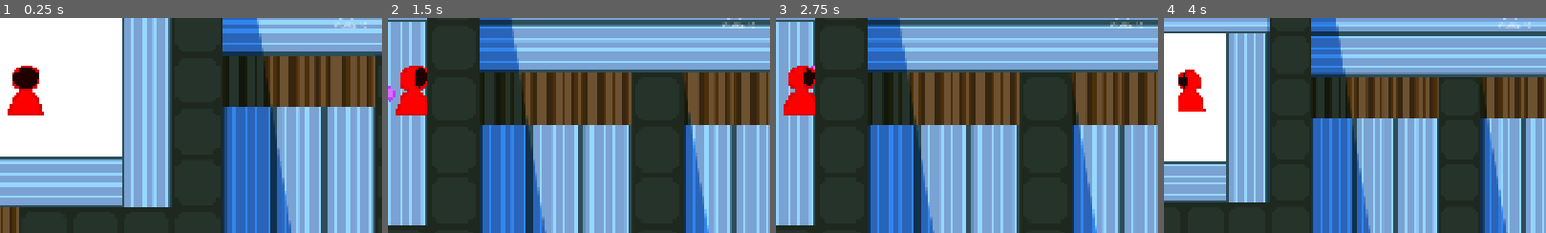
Above: before the commit, frames 1-4 (left to right).
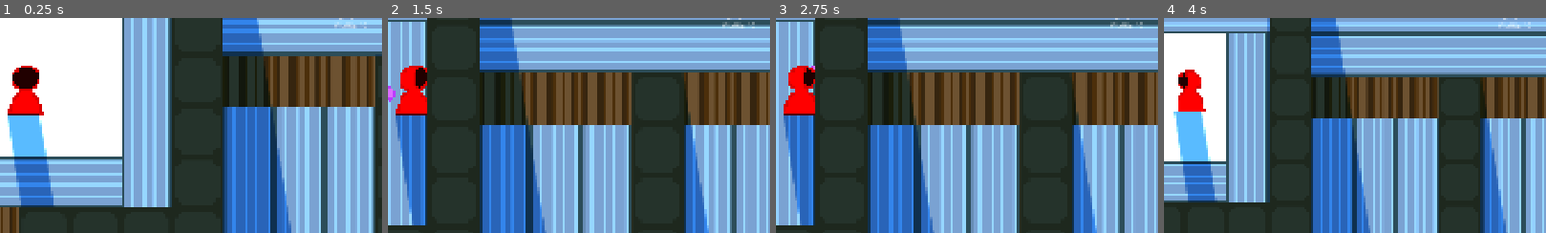
Above: after the commit, the same moments.

Repository: viggogoeth/NotMG
Game: Godot game, scene res://maps/dojo_world/dojo_map_1.tscn
The game is run twice, just before and just after one commit, with the same random seed, the same clock (stepped at 60 frames per second) and the same inputs. This scene is started directly instead of the project's main scene.
Inputs (mouse positions are % of the whole screen's width and height, from its top left):
- Up to frame 1 (0.25 s): no input
- Up to frame 2 (1.5 s): move the mouse to (72, 45) at 0.52 s; hold D (move_right) 0.53-1.25 s; tap Space (dodge) at 0.6 s; click (72, 45) at 0.67 s; drag from (30, 55) to (50, 50) at 1.27 s
- Up to frame 3 (2.75 s): tap Enter at 2 s; move the mouse to (60, 28) at 2.02 s; press the mouse at (60, 28) at 2.03 s; hold D (move_right) from 2.03 s (still down)
- Up to frame 4 (4 s): release D (move_right) at 2.75 s; release the mouse at (60, 28) at 2.75 s; drag from (45, 70) to (20, 35) at 2.77 s; move the mouse to (80, 65) at 3.52 s; hold A (move_left) from 3.53 s (still down); tap / (zoom_out) at 3.6 s
The pictures show only the part of the screen within x 47-97%, y 33-83%; the shares and areas given below are measured in that part.

The runs differ from the first frame. In frame 1, 3.8% of the frame differs, in the area x 2-14%, y 44-88%; in frame 2, 3.2%; in frame 3, 3.2%; in frame 4, 3.1%.

Commit message:
did stupid player light occluder for shadows

Diff:
--- a/entities/characters/player.tscn
+++ b/entities/characters/player.tscn
@@ -609,6 +609,9 @@
 radius = 70.0
 height = 268.0
 
+[sub_resource type="OccluderPolygon2D" id="OccluderPolygon2D_jq748"]
+polygon = PackedVector2Array(-46, 63, -46, 60, 34, 60, 34, 63)
+
 [node name="Player" type="CharacterBody2D" unique_id=8722019 groups=["persistent", "player"]]
 y_sort_enabled = true
 position = Vector2(665, 345)
@@ -684,6 +687,9 @@
 
 [node name="Hud" parent="." unique_id=970906071 instance=ExtResource("49_ar761")]
 
+[node name="LightOccluder2D" type="LightOccluder2D" parent="." unique_id=617982003]
+occluder = SubResource("OccluderPolygon2D_jq748")
+
 [connection signal="timeout" from="AttackTimer" to="." method="_on_attack_timer_timeout"]
 [connection signal="timeout" from="IFrameTimer" to="." method="_on_i_frame_timer_timeout"]
 [connection signal="timeout" from="DodgeTimer" to="." method="_on_dodge_timer_timeout"]
--- a/maps/dojo_world/dojo_map_1.tscn
+++ b/maps/dojo_world/dojo_map_1.tscn
@@ -80,3 +80,5 @@
 color = Color(0.68168175, 0.4527521, 0.2023279, 1)
 shadow_enabled = true
 shadow_filter = 1
+
+[node name="PointLight2D" type="PointLight2D" parent="." unique_id=265455934]
